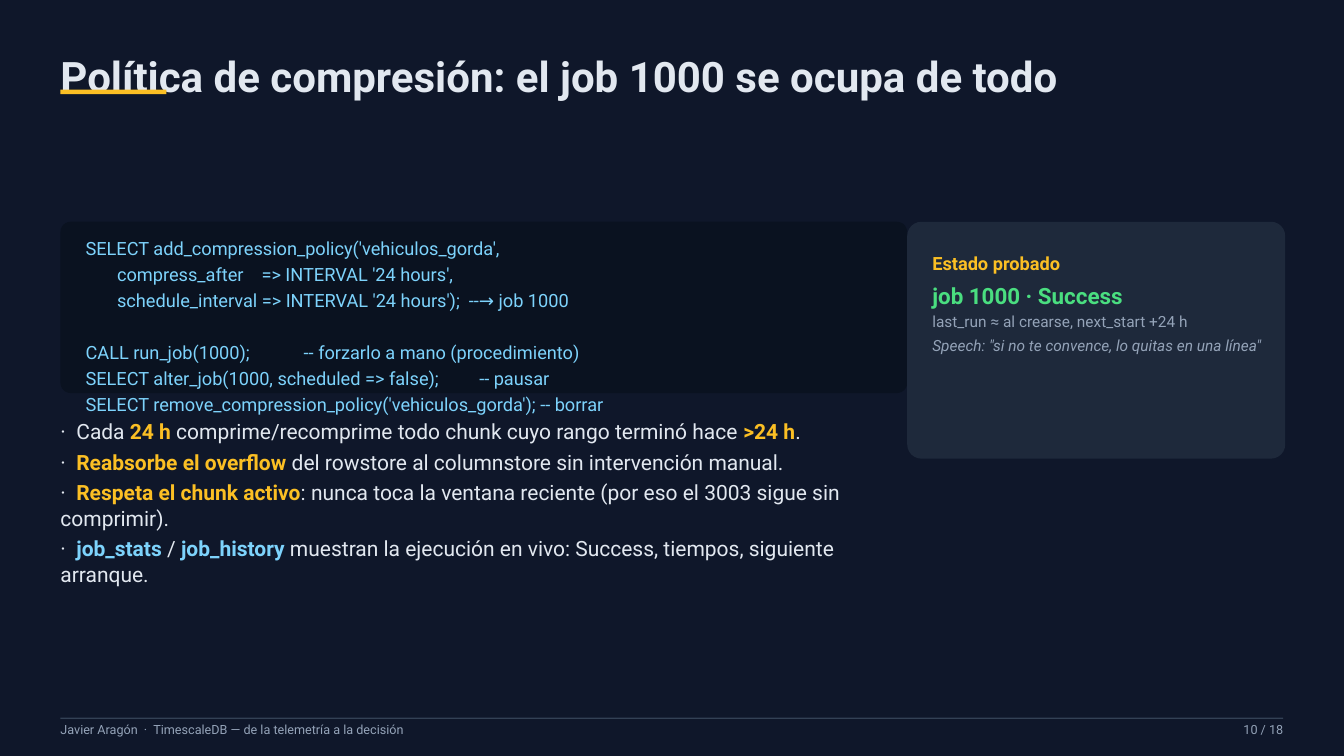
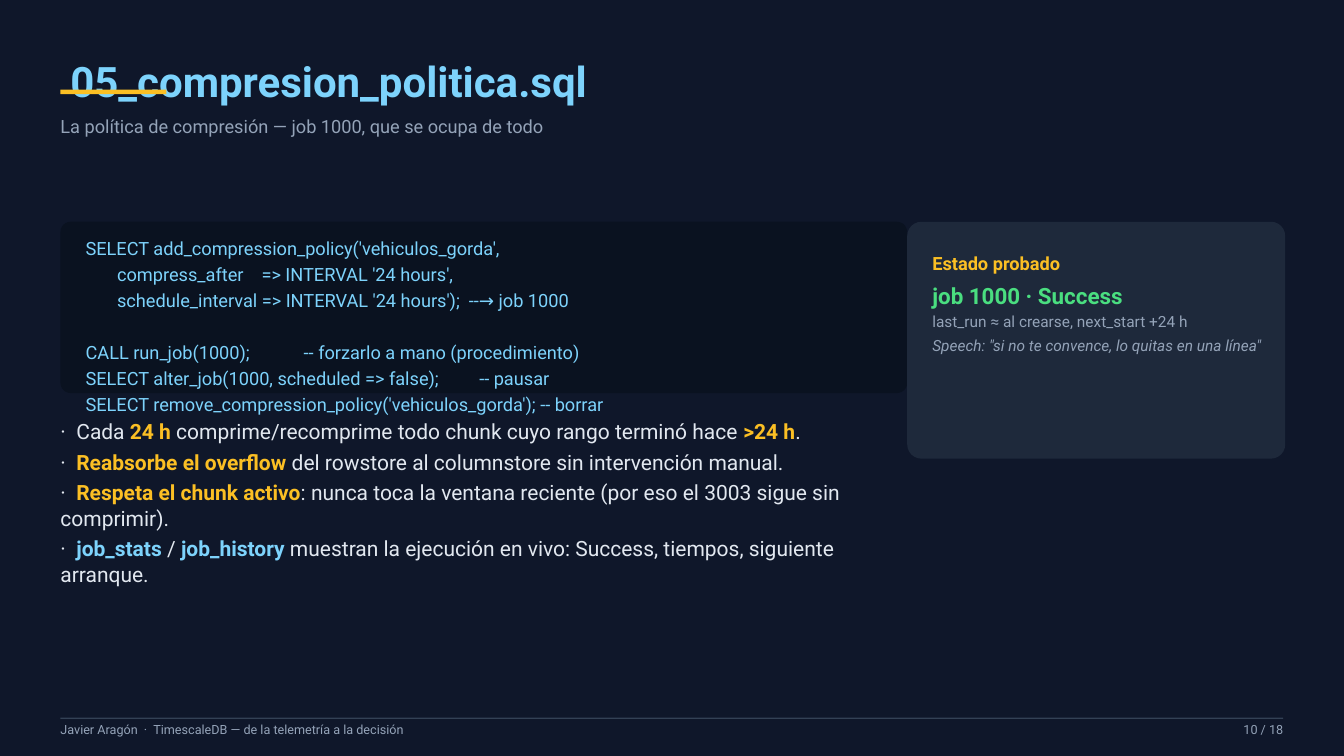
Before and after one commit to xavipuerto/autometrics-demo, a slide deck: slide 10 of presentacion/TimescaleDB-PPT-Javier.pptx. Drawn at 1344x756 pixels with LibreOffice and Linux fonts; fonts in the diff are those of the drawing. Boxes give left, top, right and bottom in pixels: in the first picture for what was removed or moved away, otherwise in the second. Text is boxed around its words. In the diff, an @@ line names an element or a change of style, - is before the commit and + after.

```diff
--- a/presentacion/TimescaleDB-PPT-Javier.pptx
+++ b/presentacion/TimescaleDB-PPT-Javier.pptx
@@ text added at <box>70,65,586,106</box>, 30 pt, text #7DD3FC, bold @@
+05_compresion_politica.sql
@@ text at <box>60,119,544,137</box>: text changed; size 30 to 13 pt; text colour #E2E8F0 to #94A3B8; bold off @@
-Política de compresión: el job 1000 se ocupa de todo
+La política de compresión — job 1000, que se ocupa de todo
```
Also in this commit, not shown: 15 other slides changed, 1 other file.
